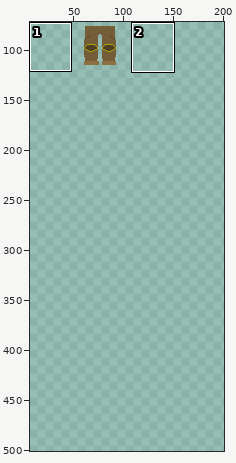
Sprite sheet, stored at assets/playerCustom/clothingTop/kneepadTrousersBrown.png. The first picture is a wide view before the edit; the outline marks the close-up.
Close-up. First the earlier version:
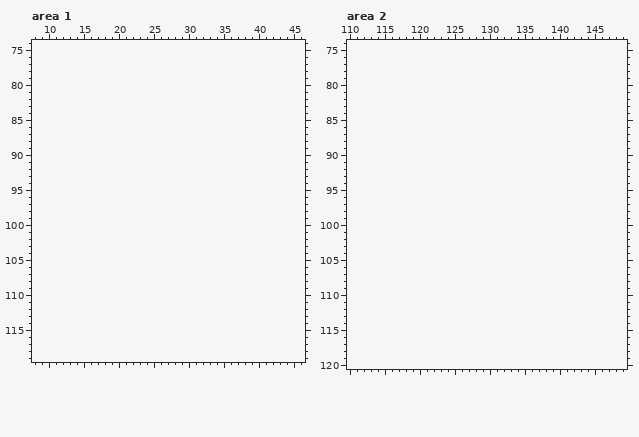
The file is 52x126 pixels. Shown: area 1: x 8..46, y 74..119; area 2: x 110..149, y 74..120. The old version is drawn lined up with the new one, on the new canvas. The wide view leaves out empty margins. The commit also changed other parts of the picture, which this record leaves out.
New version:
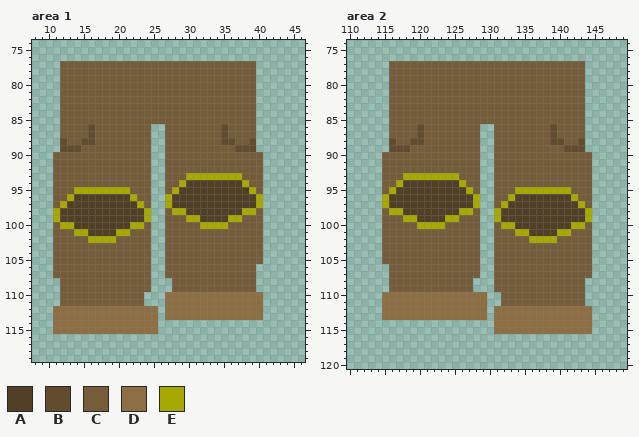
Palette (. is transparent): A #513f26  B #614c2e  C #765d3a  D #8e6f44  E #a6aa00
The edit:
canvas 52x126 -> 208x508, the old top-left corner now at 51,-1 (the part of the old canvas that was cut away was empty and is not shown)
Area 1:
y 77..85: x 12..39 ............................ -> CCCCCCCCCCCCCCCCCCCCCCCCCCCC
y 86..87: x 12..24 ............. -> CCCCBCCCCCCCC; x 27..39 ............. -> CCCCCCCCBCCCC
y 88: x 12..24 ............. -> BCCBBCCCCCCCC; x 27..39 ............. -> CCCCCCCCBBCCB
y 89: x 12..24 ............. -> BBBCCCCCCCCCC; x 27..39 ............. -> CCCCCCCCCCBBB
y 90..92: x 11..24 .............. -> CCCCCCCCCCCCCC; x 27..40 .............. -> CCCCCCCCCCCCCC
y 93: x 11..24 .............. -> CCCCCCCCCCCCCC; x 27..40 .............. -> CCCEEEEEEEECCC
y 94: x 11..24 .............. -> CCCCCCCCCCCCCC; x 27..40 .............. -> CCEAAAAAAAAECC
y 95: x 11..24 .............. -> CCCEEEEEEEECCC; x 27..40 .............. -> CEAAAAAAAAAAEC
y 96: x 11..24 .............. -> CCEAAAAAAAAECC; x 27..40 .............. -> EAAAAAAAAAAAAE
y 97: x 11..24 .............. -> CEAAAAAAAAAAEC; x 27..40 .............. -> EAAAAAAAAAAAAE
y 98: x 11..24 .............. -> EAAAAAAAAAAAAE; x 27..40 .............. -> CEEAAAAAAAAEEC
y 99: x 11..24 .............. -> EAAAAAAAAAAAAE; x 27..40 .............. -> CCCEEAAAAEECCC
y 100: x 11..24 .............. -> CEEAAAAAAAAEEC; x 27..40 .............. -> CCCCCEEEECCCCC
y 101: x 11..24 .............. -> CCCEEAAAAEECCC; x 27..40 .............. -> CCCCCCCCCCCCCC
y 102: x 11..24 .............. -> CCCCCEEEECCCCC; x 27..40 .............. -> CCCCCCCCCCCCCC
y 103..105: x 11..24 .............. -> CCCCCCCCCCCCCC; x 27..40 .............. -> CCCCCCCCCCCCCC
y 106..107: x 11..24 .............. -> CCCCCCCCCCCCCC; x 27..39 ............. -> CCCCCCCCCCCCC
y 108..109: x 12..24 ............. -> CCCCCCCCCCCCC; x 28..39 ............ -> CCCCCCCCCCCC
y 110..111: x 12..23 ............ -> CCCCCCCCCCCC; x 27..40 .............. -> DDDDDDDDDDDDDD
y 112..113: x 11..25 ............... -> DDDDDDDDDDDDDDD; x 27..40 .............. -> DDDDDDDDDDDDDD
y 114..115: x 11..25 ............... -> DDDDDDDDDDDDDDD
Area 2:
y 77..85: x 116..143 ............................ -> CCCCCCCCCCCCCCCCCCCCCCCCCCCC
y 86..87: x 116..128 ............. -> CCCCBCCCCCCCC; x 131..143 ............. -> CCCCCCCCBCCCC
y 88: x 116..128 ............. -> BCCBBCCCCCCCC; x 131..143 ............. -> CCCCCCCCBBCCB
y 89: x 116..128 ............. -> BBBCCCCCCCCCC; x 131..143 ............. -> CCCCCCCCCCBBB
y 90..92: x 115..128 .............. -> CCCCCCCCCCCCCC; x 131..144 .............. -> CCCCCCCCCCCCCC
y 93: x 115..128 .............. -> CCCEEEEEEEECCC; x 131..144 .............. -> CCCCCCCCCCCCCC
y 94: x 115..128 .............. -> CCEAAAAAAAAECC; x 131..144 .............. -> CCCCCCCCCCCCCC
y 95: x 115..128 .............. -> CEAAAAAAAAAAEC; x 131..144 .............. -> CCCEEEEEEEECCC
y 96: x 115..128 .............. -> EAAAAAAAAAAAAE; x 131..144 .............. -> CCEAAAAAAAAECC
y 97: x 115..128 .............. -> EAAAAAAAAAAAAE; x 131..144 .............. -> CEAAAAAAAAAAEC
y 98: x 115..128 .............. -> CEEAAAAAAAAEEC; x 131..144 .............. -> EAAAAAAAAAAAAE
y 99: x 115..128 .............. -> CCCEEAAAAEECCC; x 131..144 .............. -> EAAAAAAAAAAAAE
y 100: x 115..128 .............. -> CCCCCEEEECCCCC; x 131..144 .............. -> CEEAAAAAAAAEEC
y 101: x 115..128 .............. -> CCCCCCCCCCCCCC; x 131..144 .............. -> CCCEEAAAAEECCC
y 102: x 115..128 .............. -> CCCCCCCCCCCCCC; x 131..144 .............. -> CCCCCEEEECCCCC
y 103..105: x 115..128 .............. -> CCCCCCCCCCCCCC; x 131..144 .............. -> CCCCCCCCCCCCCC
y 106..107: x 116..128 ............. -> CCCCCCCCCCCCC; x 131..144 .............. -> CCCCCCCCCCCCCC
y 108..109: x 116..127 ............ -> CCCCCCCCCCCC; x 131..143 ............. -> CCCCCCCCCCCCC
y 110..111: x 115..129 ............... -> DDDDDDDDDDDDDDD; x 132..143 ............ -> CCCCCCCCCCCC
y 112..113: x 115..129 ............... -> DDDDDDDDDDDDDDD; x 131..144 .............. -> DDDDDDDDDDDDDD
y 114..115: x 131..144 .............. -> DDDDDDDDDDDDDD
Changed places in both close-ups, as pixel boxes (x1, y1, x2, y2):
added: (53, 61, 263, 334)
added: (382, 61, 592, 334)
